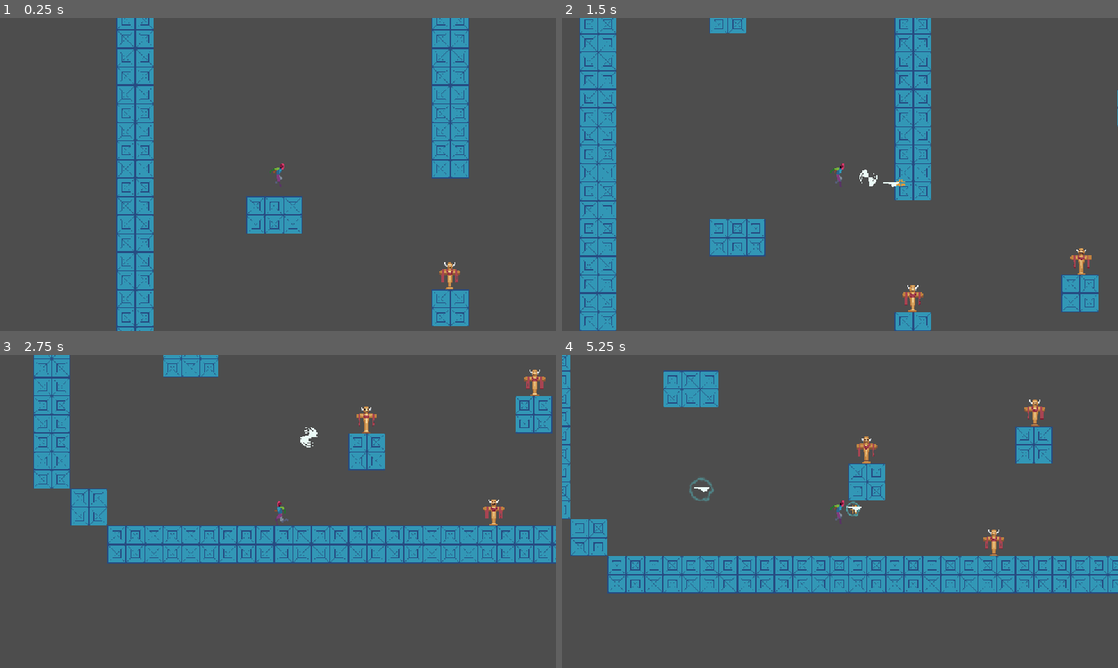
Above: before the commit, frames 1-4 (two rows, left to right).
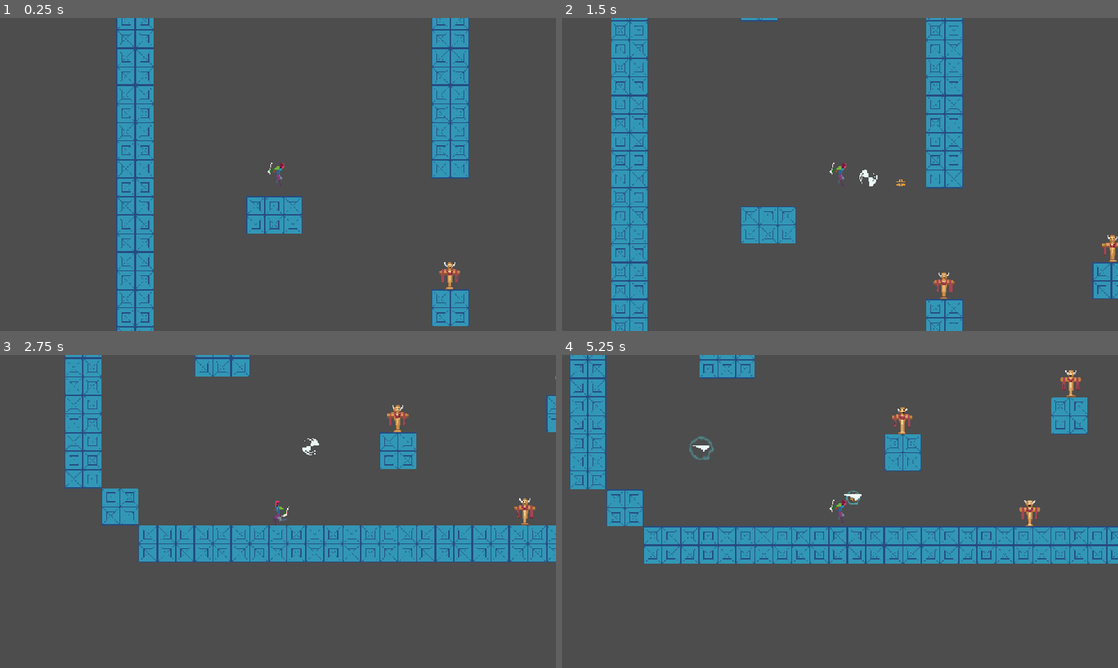
Above: after the commit, the same moments.

Repository: jbradlim08/MindBlade
Game: Godot game, scene res://Scene/level.tscn
Two runs of this game, one before a commit and one after it. Both use one fixed random seed, a clock stepped at 60 frames per second and the inputs below.
Inputs (mouse positions are in pixels of both pictures, inside the frame that each line leads up to):
- Up to frame 1 (0.25 s): no input
- Up to frame 2 (1.5 s): tap Enter at 0.5 s; move the mouse to (962, 158) at 0.52 s; hold Middle mouse button (middle-mouse) 0.53-1.28 s; hold D (right) from 0.53 s (still down); click (962, 158) at 0.67 s; tap Space (jump) at 0.77, 1.07 s; right-click (962, 158) at 0.8 s; move the mouse to (912, 187) at 1.27 s; right-click (912, 187) at 1.35 s
- Up to frame 3 (2.75 s): tap Space (jump) at 1.52, 1.82 s; click (350, 524) at 1.55 s; move the mouse to (272, 458) at 2.02 s; release D (right) at 2.03 s; hold A (left) from 2.03 s (still down); click (272, 458) at 2.1 s; tap Shift at 2.3 s
- Up to frame 4 (5.25 s): move the mouse to (812, 574) at 2.77 s; release A (left) at 2.78 s; hold D (right) 2.78-4.28 s; tap Shift at 2.85 s; click (812, 574) at 2.92 s; tap Space (jump) at 3.02, 3.05, 3.32, 3.6, 3.77, 4.07, 4.52, 4.82 s; move the mouse to (1006, 558) at 3.52 s; hold Middle mouse button (middle-mouse) 3.53-4.28 s; click (1006, 558) at 3.67 s; move the mouse to (673, 464) at 4.27 s; hold A (left) 4.28-5.03 s; tap Middle mouse button (middle-mouse) at 4.35 s; click (673, 464) at 4.42 s; right-click (673, 464) at 4.55 s; move the mouse to (867, 511) at 5.02 s; hold D (right) from 5.03 s (still down); right-click (867, 511) at 5.1 s

The runs differ from the first frame. In frame 1, less than 0.1% of the frame differs, in the area x 48-52%, y 46-53%; in frame 2, 23%; in frame 3, 15%; in frame 4, 29%, in the area x 0-100%, y 0-77%.

Commit message:
Update Character Blueprint, enlarge its size into 96x96px. Implement the attack function, 2 types of slash switching consecutively with remainder method. Apply negative position to hitbox collision when the sprite is flipped. Implement no attacking on air, stop move_and_slide() function when attack

Diff:
--- a/asset/resource/BluePrintSpite.tres
+++ b/asset/resource/BluePrintSpite.tres
@@ -1,73 +1,169 @@
-[gd_resource type="SpriteFrames" load_steps=16 format=3 uid="uid://dis5ring8fewd"]
+[gd_resource type="SpriteFrames" load_steps=29 format=3 uid="uid://dis5ring8fewd"]
 
 [ext_resource type="Texture2D" uid="uid://d0f1sfsa6pkt7" path="res://asset/art/player/Character Blueprint.png" id="1_6lrs7"]
 
-[sub_resource type="AtlasTexture" id="AtlasTexture_wglvv"]
-atlas = ExtResource("1_6lrs7")
-region = Rect2(672, 0, 48, 48)
-
-[sub_resource type="AtlasTexture" id="AtlasTexture_bje3g"]
-atlas = ExtResource("1_6lrs7")
-region = Rect2(48, 0, 48, 48)
-
-[sub_resource type="AtlasTexture" id="AtlasTexture_5j0gu"]
-atlas = ExtResource("1_6lrs7")
-region = Rect2(96, 0, 48, 48)
-
-[sub_resource type="AtlasTexture" id="AtlasTexture_egn41"]
-atlas = ExtResource("1_6lrs7")
-region = Rect2(144, 0, 48, 48)
-
-[sub_resource type="AtlasTexture" id="AtlasTexture_i36me"]
-atlas = ExtResource("1_6lrs7")
-region = Rect2(192, 0, 48, 48)
-
-[sub_resource type="AtlasTexture" id="AtlasTexture_pp6xm"]
-atlas = ExtResource("1_6lrs7")
-region = Rect2(624, 0, 48, 48)
-
-[sub_resource type="AtlasTexture" id="AtlasTexture_80jhu"]
-atlas = ExtResource("1_6lrs7")
-region = Rect2(240, 0, 48, 48)
-
-[sub_resource type="AtlasTexture" id="AtlasTexture_bbhbi"]
-atlas = ExtResource("1_6lrs7")
-region = Rect2(288, 0, 48, 48)
-
-[sub_resource type="AtlasTexture" id="AtlasTexture_g0wou"]
-atlas = ExtResource("1_6lrs7")
-region = Rect2(336, 0, 48, 48)
-
-[sub_resource type="AtlasTexture" id="AtlasTexture_7dl8g"]
-atlas = ExtResource("1_6lrs7")
-region = Rect2(384, 0, 48, 48)
-
-[sub_resource type="AtlasTexture" id="AtlasTexture_xb8fh"]
-atlas = ExtResource("1_6lrs7")
-region = Rect2(432, 0, 48, 48)
-
-[sub_resource type="AtlasTexture" id="AtlasTexture_ch80r"]
-atlas = ExtResource("1_6lrs7")
-region = Rect2(480, 0, 48, 48)
-
-[sub_resource type="AtlasTexture" id="AtlasTexture_re4o0"]
-atlas = ExtResource("1_6lrs7")
-region = Rect2(528, 0, 48, 48)
-
-[sub_resource type="AtlasTexture" id="AtlasTexture_0bvjx"]
-atlas = ExtResource("1_6lrs7")
-region = Rect2(576, 0, 48, 48)
+[sub_resource type="AtlasTexture" id="AtlasTexture_6lrs7"]
+atlas = ExtResource("1_6lrs7")
+region = Rect2(1408, 0, 64, 64)
+
+[sub_resource type="AtlasTexture" id="AtlasTexture_ockqa"]
+atlas = ExtResource("1_6lrs7")
+region = Rect2(1472, 0, 64, 64)
+
+[sub_resource type="AtlasTexture" id="AtlasTexture_qngli"]
+atlas = ExtResource("1_6lrs7")
+region = Rect2(1536, 0, 64, 64)
+
+[sub_resource type="AtlasTexture" id="AtlasTexture_u1k5h"]
+atlas = ExtResource("1_6lrs7")
+region = Rect2(1600, 0, 64, 64)
+
+[sub_resource type="AtlasTexture" id="AtlasTexture_i47bq"]
+atlas = ExtResource("1_6lrs7")
+region = Rect2(1664, 0, 64, 64)
+
+[sub_resource type="AtlasTexture" id="AtlasTexture_y8b24"]
+atlas = ExtResource("1_6lrs7")
+region = Rect2(1728, 0, 64, 64)
+
+[sub_resource type="AtlasTexture" id="AtlasTexture_l0qi0"]
+atlas = ExtResource("1_6lrs7")
+region = Rect2(1792, 0, 64, 64)
+
+[sub_resource type="AtlasTexture" id="AtlasTexture_8ncpi"]
+atlas = ExtResource("1_6lrs7")
+region = Rect2(1856, 0, 64, 64)
+
+[sub_resource type="AtlasTexture" id="AtlasTexture_a88nf"]
+atlas = ExtResource("1_6lrs7")
+region = Rect2(1920, 0, 64, 64)
+
+[sub_resource type="AtlasTexture" id="AtlasTexture_1t3lk"]
+atlas = ExtResource("1_6lrs7")
+region = Rect2(1984, 0, 64, 64)
+
+[sub_resource type="AtlasTexture" id="AtlasTexture_n6p17"]
+atlas = ExtResource("1_6lrs7")
+region = Rect2(2048, 0, 64, 64)
+
+[sub_resource type="AtlasTexture" id="AtlasTexture_xbwk6"]
+atlas = ExtResource("1_6lrs7")
+region = Rect2(2112, 0, 64, 64)
+
+[sub_resource type="AtlasTexture" id="AtlasTexture_8gop7"]
+atlas = ExtResource("1_6lrs7")
+region = Rect2(2176, 0, 64, 64)
+
+[sub_resource type="AtlasTexture" id="AtlasTexture_kco4u"]
+atlas = ExtResource("1_6lrs7")
+region = Rect2(1344, 0, 64, 64)
+
+[sub_resource type="AtlasTexture" id="AtlasTexture_lrptk"]
+atlas = ExtResource("1_6lrs7")
+region = Rect2(0, 0, 64, 64)
+
+[sub_resource type="AtlasTexture" id="AtlasTexture_s7b5h"]
+atlas = ExtResource("1_6lrs7")
+region = Rect2(64, 0, 64, 64)
+
+[sub_resource type="AtlasTexture" id="AtlasTexture_i78i5"]
+atlas = ExtResource("1_6lrs7")
+region = Rect2(128, 0, 64, 64)
+
+[sub_resource type="AtlasTexture" id="AtlasTexture_duufq"]
+atlas = ExtResource("1_6lrs7")
+region = Rect2(192, 0, 64, 64)
+
+[sub_resource type="AtlasTexture" id="AtlasTexture_6i1sh"]
+atlas = ExtResource("1_6lrs7")
+region = Rect2(1280, 0, 64, 64)
+
+[sub_resource type="AtlasTexture" id="AtlasTexture_yki06"]
+atlas = ExtResource("1_6lrs7")
+region = Rect2(768, 0, 64, 64)
+
+[sub_resource type="AtlasTexture" id="AtlasTexture_fyb5e"]
+atlas = ExtResource("1_6lrs7")
+region = Rect2(832, 0, 64, 64)
+
+[sub_resource type="AtlasTexture" id="AtlasTexture_yk6mn"]
+atlas = ExtResource("1_6lrs7")
+region = Rect2(896, 0, 64, 64)
+
+[sub_resource type="AtlasTexture" id="AtlasTexture_gbnyb"]
+atlas = ExtResource("1_6lrs7")
+region = Rect2(960, 0, 64, 64)
+
+[sub_resource type="AtlasTexture" id="AtlasTexture_j5o7f"]
+atlas = ExtResource("1_6lrs7")
+region = Rect2(1024, 0, 64, 64)
+
+[sub_resource type="AtlasTexture" id="AtlasTexture_pcyvs"]
+atlas = ExtResource("1_6lrs7")
+region = Rect2(1088, 0, 64, 64)
+
+[sub_resource type="AtlasTexture" id="AtlasTexture_8jgk1"]
+atlas = ExtResource("1_6lrs7")
+region = Rect2(1152, 0, 64, 64)
+
+[sub_resource type="AtlasTexture" id="AtlasTexture_vwwmq"]
+atlas = ExtResource("1_6lrs7")
+region = Rect2(1216, 0, 64, 64)
 
 [resource]
 animations = [{
-"frames": [],
-"loop": true,
-"name": &"attack",
-"speed": 5.0
-}, {
-"frames": [{
-"duration": 1.0,
-"texture": SubResource("AtlasTexture_wglvv")
+"frames": [{
+"duration": 1.0,
+"texture": SubResource("AtlasTexture_6lrs7")
+}, {
+"duration": 1.0,
+"texture": SubResource("AtlasTexture_ockqa")
+}, {
+"duration": 1.0,
+"texture": SubResource("AtlasTexture_qngli")
+}, {
+"duration": 1.0,
+"texture": SubResource("AtlasTexture_u1k5h")
+}],
+"loop": false,
+"name": &"attack_01",
+"speed": 15.0
+}, {
+"frames": [{
+"duration": 1.0,
+"texture": SubResource("AtlasTexture_i47bq")
+}, {
+"duration": 1.0,
+"texture": SubResource("AtlasTexture_y8b24")
+}, {
+"duration": 1.0,
+"texture": SubResource("AtlasTexture_l0qi0")
+}, {
+"duration": 1.0,
+"texture": SubResource("AtlasTexture_8ncpi")
+}, {
+"duration": 1.0,
+"texture": SubResource("AtlasTexture_a88nf")
+}, {
+"duration": 1.0,
+"texture": SubResource("AtlasTexture_1t3lk")
+}, {
+"duration": 1.0,
+"texture": SubResource("AtlasTexture_n6p17")
+}, {
+"duration": 1.0,
+"texture": SubResource("AtlasTexture_xbwk6")
+}, {
+"duration": 1.0,
+"texture": SubResource("AtlasTexture_8gop7")
+}],
+"loop": false,
+"name": &"attack_02",
+"speed": 20.0
+}, {
+"frames": [{
+"duration": 1.0,
+"texture": SubResource("AtlasTexture_kco4u")
 }],
 "loop": true,
 "name": &"fall",
@@ -75,16 +171,16 @@
 }, {
 "frames": [{
 "duration": 1.0,
-"texture": SubResource("AtlasTexture_bje3g")
-}, {
-"duration": 1.0,
-"texture": SubResource("AtlasTexture_5j0gu")
-}, {
-"duration": 1.0,
-"texture": SubResource("AtlasTexture_egn41")
-}, {
-"duration": 1.0,
-"texture": SubResource("AtlasTexture_i36me")
+"texture": SubResource("AtlasTexture_lrptk")
+}, {
+"duration": 1.0,
+"texture": SubResource("AtlasTexture_s7b5h")
+}, {
+"duration": 1.0,
+"texture": SubResource("AtlasTexture_i78i5")
+}, {
+"duration": 1.0,
+"texture": SubResource("AtlasTexture_duufq")
 }],
 "loop": true,
 "name": &"idle",
@@ -92,7 +188,7 @@
 }, {
 "frames": [{
 "duration": 1.0,
-"texture": SubResource("AtlasTexture_pp6xm")
+"texture": SubResource("AtlasTexture_6i1sh")
 }],
 "loop": true,
 "name": &"jump",
@@ -100,28 +196,28 @@
 }, {
 "frames": [{
 "duration": 1.0,
-"texture": SubResource("AtlasTexture_80jhu")
-}, {
-"duration": 1.0,
-"texture": SubResource("AtlasTexture_bbhbi")
-}, {
-"duration": 1.0,
-"texture": SubResource("AtlasTexture_g0wou")
-}, {
-"duration": 1.0,
-"texture": SubResource("AtlasTexture_7dl8g")
-}, {
-"duration": 1.0,
-"texture": SubResource("AtlasTexture_xb8fh")
-}, {
-"duration": 1.0,
-"texture": SubResource("AtlasTexture_ch80r")
-}, {
-"duration": 1.0,
-"texture": SubResource("AtlasTexture_re4o0")
-}, {
-"duration": 1.0,
-"texture": SubResource("AtlasTexture_0bvjx")
+"texture": SubResource("AtlasTexture_yki06")
+}, {
+"duration": 1.0,
+"texture": SubResource("AtlasTexture_fyb5e")
+}, {
+"duration": 1.0,
+"texture": SubResource("AtlasTexture_yk6mn")
+}, {
+"duration": 1.0,
+"texture": SubResource("AtlasTexture_gbnyb")
+}, {
+"duration": 1.0,
+"texture": SubResource("AtlasTexture_j5o7f")
+}, {
+"duration": 1.0,
+"texture": SubResource("AtlasTexture_pcyvs")
+}, {
+"duration": 1.0,
+"texture": SubResource("AtlasTexture_8jgk1")
+}, {
+"duration": 1.0,
+"texture": SubResource("AtlasTexture_vwwmq")
 }],
 "loop": true,
 "name": &"run",
--- a/character/base_player.gd
+++ b/character/base_player.gd
@@ -18,19 +18,23 @@
 @export var fall_velocity: float = 300.0
 @export var gravity_scale: float = 0.5
 @export var max_jumps = 2
-@export var offset: Vector2 = Vector2(-2.87, 0)
+@export var attack_cycle: int = 2
 
-@onready var anim: AnimatedSprite2D = $AnimatedSprite2D
+@onready var sprite: Sprite2D = $Sprite2D
+@onready var anim: AnimationPlayer = $AnimationPlayer
 @onready var blades = $Blades.get_children()
+@onready var hitbox: CollisionShape2D = $Hitbox/CollisionShape2D
 
 var cur_state: PlayerState = PlayerState.IDLE
 var dir: float = 0.0
-#var is_attacking: bool = false
 var jump_count = 0
 var jump_cut_multiplier: float = 0.4
+var is_attacking: bool = false
+var attack_phase: int = 1 # slash type
 
 func _ready() -> void:
 	add_to_group(Constants.PLAYER_GROUP)
+	anim.animation_finished.connect(_on_animation_finished)
 
 #func _unhandled_input(event: InputEvent) -> void:
 	#if event is InputEventMouseButton:
@@ -44,6 +48,9 @@
 	handle_fall()
 	handle_movement()
 	update_facing()
+	update_hitbox_dir()
+	if is_attacking:
+		return
 	move_and_slide()
 
 	# reset jump if satisfied
@@ -94,11 +101,15 @@
 
 func update_facing() -> void:
 	if dir > 0:
-		anim.flip_h = false
-		anim.offset = offset
+		sprite.flip_h = false
 	elif dir < 0:
-		anim.flip_h = true
-		anim.offset = -offset
+		sprite.flip_h = true
+
+func update_hitbox_dir() -> void:
+	if sprite.flip_h == false:
+		hitbox.position.x = 27
+	else:
+		hitbox.position.x = -27
 
 func update_state() -> void:
 	if is_on_floor():
@@ -117,8 +128,15 @@
 		SignalManager.on_right_click.emit(get_global_mouse_position(), has_orbitting_blade())
 		set_state(PlayerState.THROW)
 
+	if Input.is_action_just_pressed("left-click"):
+		if is_on_floor():
+			set_state(PlayerState.ATTACK)
+
 
 func set_state(new_state: PlayerState) -> void:
+	if is_attacking:
+		return
+
 	if cur_state == new_state:
 		return
 
@@ -152,7 +170,9 @@
 	anim.play("fall")
 
 func attack() -> void:
-	anim.play("attack")
+	is_attacking = true
+	attack_phase = (attack_phase + 1) % attack_cycle
+	anim.play("attack_0%s" % str(attack_phase + 1))
 
 func throw() -> void:
 	pass
@@ -168,3 +188,7 @@
 		if blade.cur_state == Blade.BladeState.ORBIT:
 			return true
 	return false
+
+func _on_animation_finished(anim_name) -> void:
+	if anim_name == "attack_01" or anim_name == "attack_02":
+		is_attacking = false
--- a/character/base_player.tscn
+++ b/character/base_player.tscn
@@ -7,8 +7,7 @@
 collision_mask = 648
 script = ExtResource("1_jm0mr")
 
-[node name="AnimatedSprite2D" type="AnimatedSprite2D" parent="."]
-animation = &"attack"
+[node name="Sprite2D" type="Sprite2D" parent="."]
 
 [node name="CollisionShape2D" type="CollisionShape2D" parent="."]
 
@@ -26,3 +25,5 @@
 [node name="CollisionShape2D" type="CollisionShape2D" parent="Hurtbox"]
 
 [node name="Blades" type="Node2D" parent="."]
+
+[node name="AnimationPlayer" type="AnimationPlayer" parent="."]
--- a/character/vier/mind_blade.gd
+++ b/character/vier/mind_blade.gd
@@ -168,14 +168,14 @@
 
 ## SIGNAL ##
 # if blade hit object
-func _on_worldbox_body_entered(body: Node2D) -> void:
+func _on_worldbox_body_entered(_body: Node2D) -> void:
 	if cur_state != BladeState.FLY:
 		return
 
 	is_hit_wall = true
 	set_state(BladeState.PLATFORM)
 
-func _on_hitbox_area_entered(body: Node2D) -> void:
+func _on_hitbox_area_entered(_body: Node2D) -> void:
 	set_state(BladeState.RETURN)
 	print('hit enemy')
 
--- a/character/vier/vier.tscn
+++ b/character/vier/vier.tscn
@@ -1,34 +1,200 @@
-[gd_scene load_steps=8 format=3 uid="uid://d2x7wqfo1uvng"]
+[gd_scene load_steps=16 format=3 uid="uid://d2x7wqfo1uvng"]
 
 [ext_resource type="PackedScene" uid="uid://bk1148i5ln6j7" path="res://character/base_player.tscn" id="1_wjabj"]
 [ext_resource type="Script" uid="uid://d4f32k2vdkn3a" path="res://character/vier/vier.gd" id="2_md2n4"]
-[ext_resource type="SpriteFrames" uid="uid://dis5ring8fewd" path="res://asset/resource/BluePrintSpite.tres" id="3_oboqb"]
+[ext_resource type="Texture2D" uid="uid://d0f1sfsa6pkt7" path="res://asset/art/player/Character Blueprint.png" id="3_oboqb"]
 [ext_resource type="PackedScene" uid="uid://cm5ncd8ord8ho" path="res://character/vier/mind_blade.tscn" id="4_qybrf"]
 
 [sub_resource type="RectangleShape2D" id="RectangleShape2D_bje3g"]
 size = Vector2(16, 46)
 
 [sub_resource type="RectangleShape2D" id="RectangleShape2D_oboqb"]
-size = Vector2(30, 20)
+size = Vector2(38, 50)
 
 [sub_resource type="RectangleShape2D" id="RectangleShape2D_wglvv"]
+
+[sub_resource type="Animation" id="Animation_bje3g"]
+length = 0.001
+tracks/0/type = "value"
+tracks/0/imported = false
+tracks/0/enabled = true
+tracks/0/path = NodePath("Sprite2D:frame")
+tracks/0/interp = 1
+tracks/0/loop_wrap = true
+tracks/0/keys = {
+"times": PackedFloat32Array(0),
+"transitions": PackedFloat32Array(1),
+"update": 1,
+"values": [0]
+}
+tracks/1/type = "value"
+tracks/1/imported = false
+tracks/1/enabled = true
+tracks/1/path = NodePath("Hitbox/CollisionShape2D:disabled")
+tracks/1/interp = 1
+tracks/1/loop_wrap = true
+tracks/1/keys = {
+"times": PackedFloat32Array(0),
+"transitions": PackedFloat32Array(1),
+"update": 1,
+"values": [true]
+}
+
+[sub_resource type="Animation" id="Animation_wglvv"]
+resource_name = "attack"
+length = 0.9
+loop_mode = 1
+step = 0.1
+tracks/0/type = "value"
+tracks/0/imported = false
+tracks/0/enabled = true
+tracks/0/path = NodePath("Sprite2D:frame")
+tracks/0/interp = 1
+tracks/0/loop_wrap = true
+tracks/0/keys = {
+"times": PackedFloat32Array(0, 0.3, 0.6, 0.9),
+"transitions": PackedFloat32Array(1, 1, 1, 1),
+"update": 1,
+"values": [0, 1, 2, 3]
+}
+
+[sub_resource type="Animation" id="Animation_oboqb"]
+resource_name = "run"
+length = 0.7
+loop_mode = 1
+step = 0.1
+tracks/0/type = "value"
+tracks/0/imported = false
+tracks/0/enabled = true
+tracks/0/path = NodePath("Sprite2D:frame")
+tracks/0/interp = 1
+tracks/0/loop_wrap = true
+tracks/0/keys = {
+"times": PackedFloat32Array(0, 0.1, 0.2, 0.3, 0.4, 0.5, 0.6, 0.7),
+"transitions": PackedFloat32Array(1, 1, 1, 1, 1, 1, 1, 1),
+"update": 1,
+"values": [12, 13, 14, 15, 16, 17, 18, 19]
+}
+
+[sub_resource type="Animation" id="Animation_5j0gu"]
+resource_name = "jump"
+length = 0.001
+step = 0.1
+tracks/0/type = "value"
+tracks/0/imported = false
+tracks/0/enabled = true
+tracks/0/path = NodePath("Sprite2D:frame")
+tracks/0/interp = 1
+tracks/0/loop_wrap = true
+tracks/0/keys = {
+"times": PackedFloat32Array(0),
+"transitions": PackedFloat32Array(1),
+"update": 1,
+"values": [20]
+}
+
+[sub_resource type="Animation" id="Animation_egn41"]
+resource_name = "fall"
+length = 0.001
+step = 0.1
+tracks/0/type = "value"
+tracks/0/imported = false
+tracks/0/enabled = true
+tracks/0/path = NodePath("Sprite2D:frame")
+tracks/0/interp = 1
+tracks/0/loop_wrap = true
+tracks/0/keys = {
+"times": PackedFloat32Array(0),
+"transitions": PackedFloat32Array(1),
+"update": 1,
+"values": [21]
+}
+
+[sub_resource type="Animation" id="Animation_i36me"]
+resource_name = "attack_01"
+length = 0.3
+step = 0.1
+tracks/0/type = "value"
+tracks/0/imported = false
+tracks/0/enabled = true
+tracks/0/path = NodePath("Sprite2D:frame")
+tracks/0/interp = 1
+tracks/0/loop_wrap = true
+tracks/0/keys = {
+"times": PackedFloat32Array(0, 0.1, 0.2, 0.3),
+"transitions": PackedFloat32Array(1, 1, 1, 1),
+"update": 1,
+"values": [22, 23, 24, 25]
+}
+tracks/1/type = "value"
+tracks/1/imported = false
+tracks/1/enabled = true
+tracks/1/path = NodePath("Hitbox/CollisionShape2D:disabled")
+tracks/1/interp = 1
+tracks/1/loop_wrap = true
+tracks/1/keys = {
+"times": PackedFloat32Array(0, 0.1, 0.2, 0.3),
+"transitions": PackedFloat32Array(1, 1, 1, 1),
+"update": 1,
+"values": [true, false, true, true]
+}
+
+[sub_resource type="Animation" id="Animation_pp6xm"]
+resource_name = "attack_02"
+length = 0.35
+step = 0.05
+tracks/0/type = "value"
+tracks/0/imported = false
+tracks/0/enabled = true
+tracks/0/path = NodePath("Sprite2D:frame")
+tracks/0/interp = 1
+tracks/0/loop_wrap = true
+tracks/0/keys = {
+"times": PackedFloat32Array(0, 0.15, 0.25, 0.35),
+"transitions": PackedFloat32Array(1, 1, 1, 1),
+"update": 1,
+"values": [26, 27, 28, 29]
+}
+tracks/1/type = "value"
+tracks/1/imported = false
+tracks/1/enabled = true
+tracks/1/path = NodePath("Hitbox/CollisionShape2D:disabled")
+tracks/1/interp = 1
+tracks/1/loop_wrap = true
+tracks/1/keys = {
+"times": PackedFloat32Array(0, 0.15, 0.25, 0.35),
+"transitions": PackedFloat32Array(1, 1, 1, 1),
+"update": 1,
+"values": [true, false, true, true]
+}
+
+[sub_resource type="AnimationLibrary" id="AnimationLibrary_5j0gu"]
+_data = {
+&"RESET": SubResource("Animation_bje3g"),
+&"attack_01": SubResource("Animation_i36me"),
+&"attack_02": SubResource("Animation_pp6xm"),
+&"fall": SubResource("Animation_egn41"),
+&"idle": SubResource("Animation_wglvv"),
+&"jump": SubResource("Animation_5j0gu"),
+&"run": SubResource("Animation_oboqb")
+}
 
 [node name="Vier" instance=ExtResource("1_wjabj")]
 script = ExtResource("2_md2n4")
 
-[node name="AnimatedSprite2D" parent="." index="0"]
-sprite_frames = ExtResource("3_oboqb")
-animation = &"idle"
+[node name="Sprite2D" parent="." index="0"]
+texture = ExtResource("3_oboqb")
+offset = Vector2(0, -25)
+hframes = 31
 
 [node name="CollisionShape2D" parent="." index="1"]
-position = Vector2(0, 1)
 shape = SubResource("RectangleShape2D_bje3g")
 
 [node name="Hitbox" parent="." index="2"]
 collision_mask = 32
 
 [node name="CollisionShape2D" parent="Hitbox" index="0"]
-position = Vector2(35, 0)
+position = Vector2(27, 0)
 shape = SubResource("RectangleShape2D_oboqb")
 
 [node name="Hurtbox" parent="." index="3"]
@@ -48,3 +214,8 @@
 
 [node name="MindBlade4" parent="Blades" index="3" instance=ExtResource("4_qybrf")]
 visible = false
+
+[node name="AnimationPlayer" parent="." index="5"]
+libraries = {
+&"": SubResource("AnimationLibrary_5j0gu")
+}
--- a/enemy/ground/dummy.tscn
+++ b/enemy/ground/dummy.tscn
@@ -54,6 +54,37 @@
 "values": [Color(1, 1, 1, 1)]
 }
 
+[sub_resource type="Animation" id="Animation_e5t8v"]
+resource_name = "hurt"
+length = 0.05
+step = 0.05
+tracks/0/type = "value"
+tracks/0/imported = false
+tracks/0/enabled = true
+tracks/0/path = NodePath("Sprite2D:self_modulate")
+tracks/0/interp = 1
+tracks/0/loop_wrap = true
+tracks/0/keys = {
+"times": PackedFloat32Array(0, 0.05),
+"transitions": PackedFloat32Array(1, 1),
+"update": 0,
+"values": [Color(0.78656, 0, 0.159678, 1), Color(0.78656, 0, 0.159678, 1)]
+}
+tracks/1/type = "method"
+tracks/1/imported = false
+tracks/1/enabled = true
+tracks/1/path = NodePath(".")
+tracks/1/interp = 1
+tracks/1/loop_wrap = true
+tracks/1/keys = {
+"times": PackedFloat32Array(0.05),
+"transitions": PackedFloat32Array(1),
+"values": [{
+"args": [],
+"method": &"update_state"
+}]
+}
+
 [sub_resource type="Animation" id="Animation_dldw5"]
 resource_name = "idle"
 length = 0.4
@@ -90,37 +121,6 @@
 loop_mode = 1
 step = 0.05
 
-[sub_resource type="Animation" id="Animation_e5t8v"]
-resource_name = "hurt"
-length = 0.05
-step = 0.05
-tracks/0/type = "value"
-tracks/0/imported = false
-tracks/0/enabled = true
-tracks/0/path = NodePath("Sprite2D:self_modulate")
-tracks/0/interp = 1
-tracks/0/loop_wrap = true
-tracks/0/keys = {
-"times": PackedFloat32Array(0, 0.05),
-"transitions": PackedFloat32Array(1, 1),
-"update": 0,
-"values": [Color(0.78656, 0, 0.159678, 1), Color(0.78656, 0, 0.159678, 1)]
-}
-tracks/1/type = "method"
-tracks/1/imported = false
-tracks/1/enabled = true
-tracks/1/path = NodePath(".")
-tracks/1/interp = 1
-tracks/1/loop_wrap = true
-tracks/1/keys = {
-"times": PackedFloat32Array(0.05),
-"transitions": PackedFloat32Array(1),
-"values": [{
-"args": [],
-"method": &"update_state"
-}]
-}
-
 [sub_resource type="AnimationLibrary" id="AnimationLibrary_jwtiu"]
 _data = {
 &"RESET": SubResource("Animation_3fr5b"),
--- a/enemy/ground/ground_enemy.gd
+++ b/enemy/ground/ground_enemy.gd
@@ -106,9 +106,9 @@
 
 
 
-func _on_hurtbox_body_entered(body: Node2D) -> void:
+func _on_hurtbox_body_entered(_body: Node2D) -> void:
 	set_state(GroundEnemyState.HURT)
 
 
-func _on_hurtbox_area_entered(area: Area2D) -> void:
+func _on_hurtbox_area_entered(_area: Area2D) -> void:
 	set_state(GroundEnemyState.HURT)
--- a/project.godot
+++ b/project.godot
@@ -78,6 +78,11 @@
 "events": [Object(InputEventMouseButton,"resource_local_to_scene":false,"resource_name":"","device":-1,"window_id":0,"a …(258 unchanged characters)…
 ]
 }
+left-click={
+"deadzone": 0.2,
+"events": [Object(InputEventMouseButton,"resource_local_to_scene":false,"resource_name":"","device":-1,"window_id":0,"alt_pressed":false,"shift_pressed":false,"ctrl_pressed":false,"meta_pressed":false,"button_mask":1,"position":Vector2(190, 31),"global_position":Vector2(202, 91),"factor":1.0,"button_index":1,"canceled":false,"pressed":true,"double_click":false,"script":null)
+]
+}
 
 [layer_names]
 
Binary file changed: asset/art/player/Character Blueprint.aseprite
Binary file changed: asset/art/player/Character Blueprint.png
